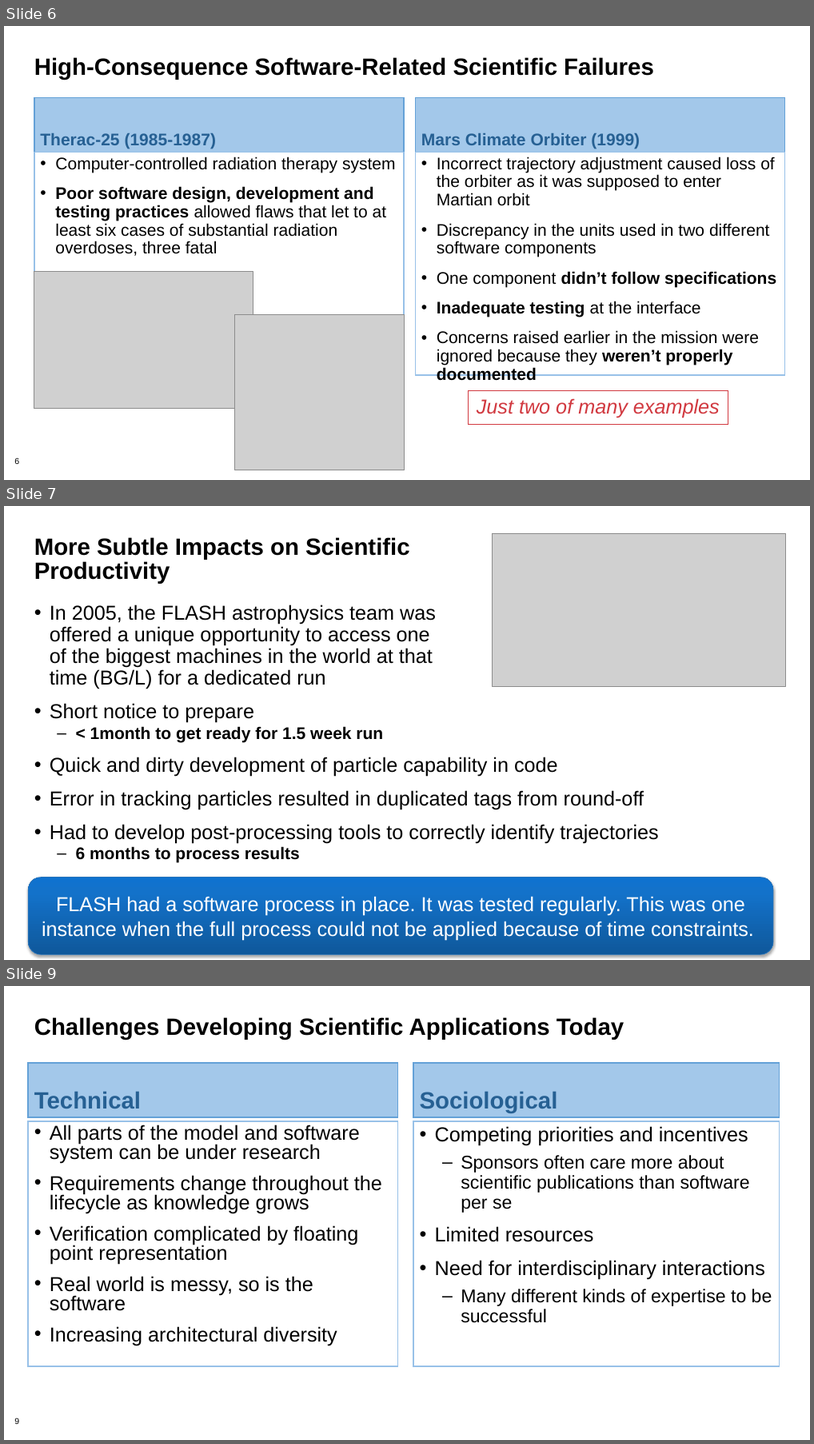
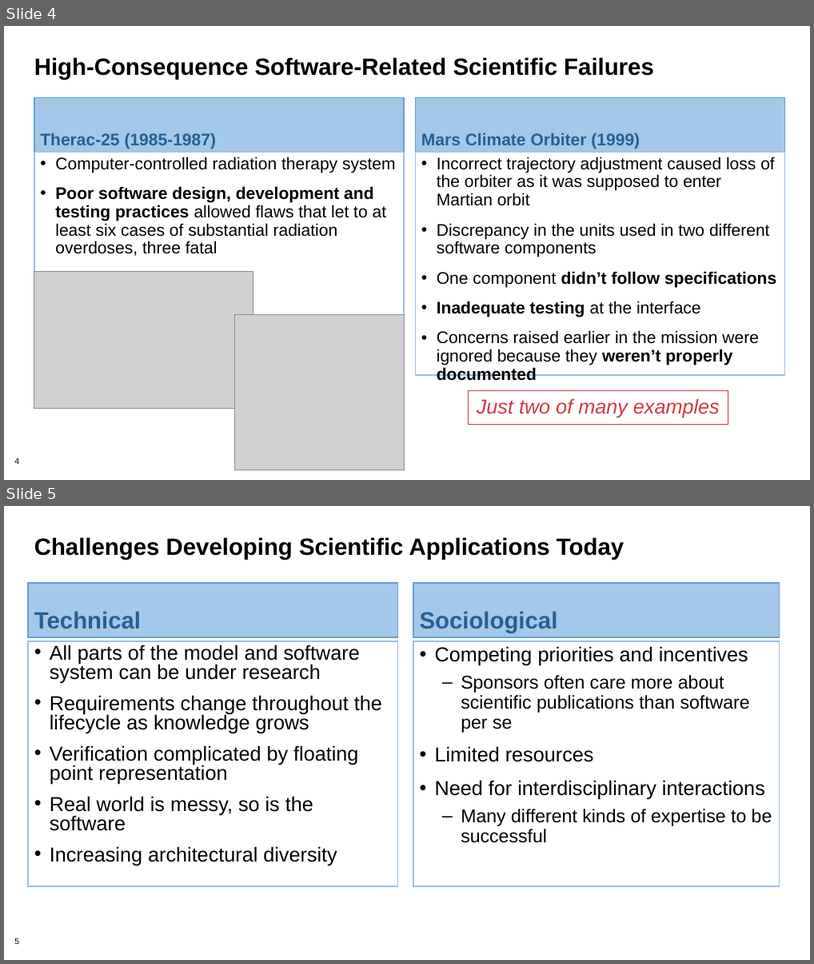
Before and after one commit to bssw-tutorial/presentations, a slide deck: final-presentations/2021-04-12-ecpam/01-overview.pptx. Shown one above the other, each under a label of ours: slides 6, 7 and 9 before the commit, slides 4 and 5 after it; the slides between them are not shown. The pictures are 814x1444 and 814x964 pixels, drawn with LibreOffice and Linux fonts; fonts in the diff are those of the drawing; grey boxes stand for pictures; background and template pictures are left out. Boxes give left, top, right and bottom in pixels: in the first picture for what was removed or moved away, otherwise in the second. Text is boxed around its words. In the diff, an @@ line names an element or a change of style, - is before the commit and + after.

```diff
--- a/final-presentations/2021-04-12-ecpam/01-overview.pptx
+++ b/final-presentations/2021-04-12-ecpam/01-overview.pptx
@@ slide 7 removed at <box>4,506,810,960</box>, background #FFFFFF @@
@@ title removed at <box>34,537,410,584</box> @@
-More Subtle Impacts on Scientific Productivity
@@ picture removed at <box>492,533,786,686</box> @@
@@ text removed at <box>50,604,658,863</box> @@
-• In 2005, the FLASH astrophysics team was
-  offered a unique opportunity to access one
-  of the biggest machines in the world at that
-  time (BG/L) for a dedicated run
-• Short notice to prepare
-  – < 1month to get ready for 1.5 week run
-• Quick and dirty development of particle capability in code
-• Error in tracking particles resulted in duplicated tags from round-off
-• Had to develop post-processing tools to correctly identify trajectories
-  – 6 months to process results
@@ rounded rectangle removed at <box>28,877,774,954</box> @@
-FLASH had a software process in place. It was tested regularly. This was one instance when the full process could not be applied because of time constraints.
@@ what was slide 6 is now slide 4 @@
@@ page number at <box>14,457,19,464</box>: text changed @@
-6
+4
@@ what was slide 9 is now slide 5 @@
```
Also in this commit, not shown: 3 slides changed, 2 slides added, 5 other slides removed.
